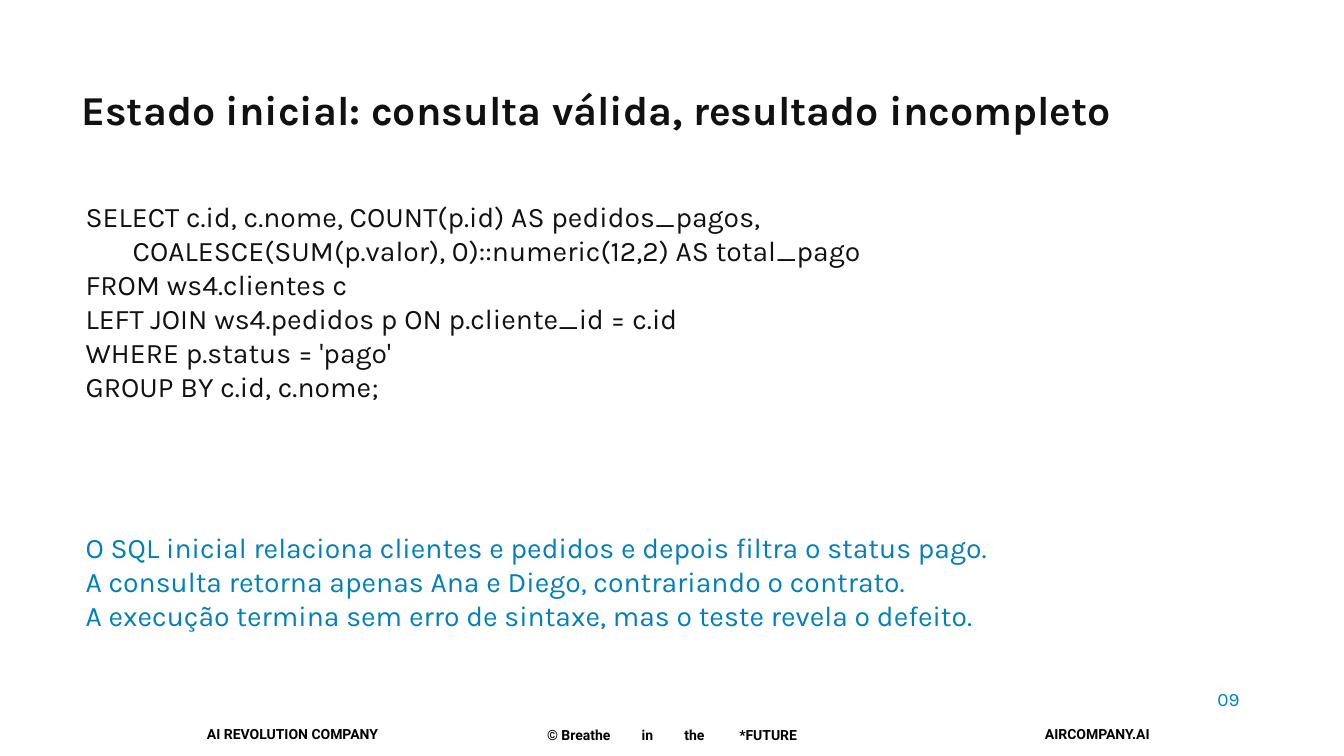
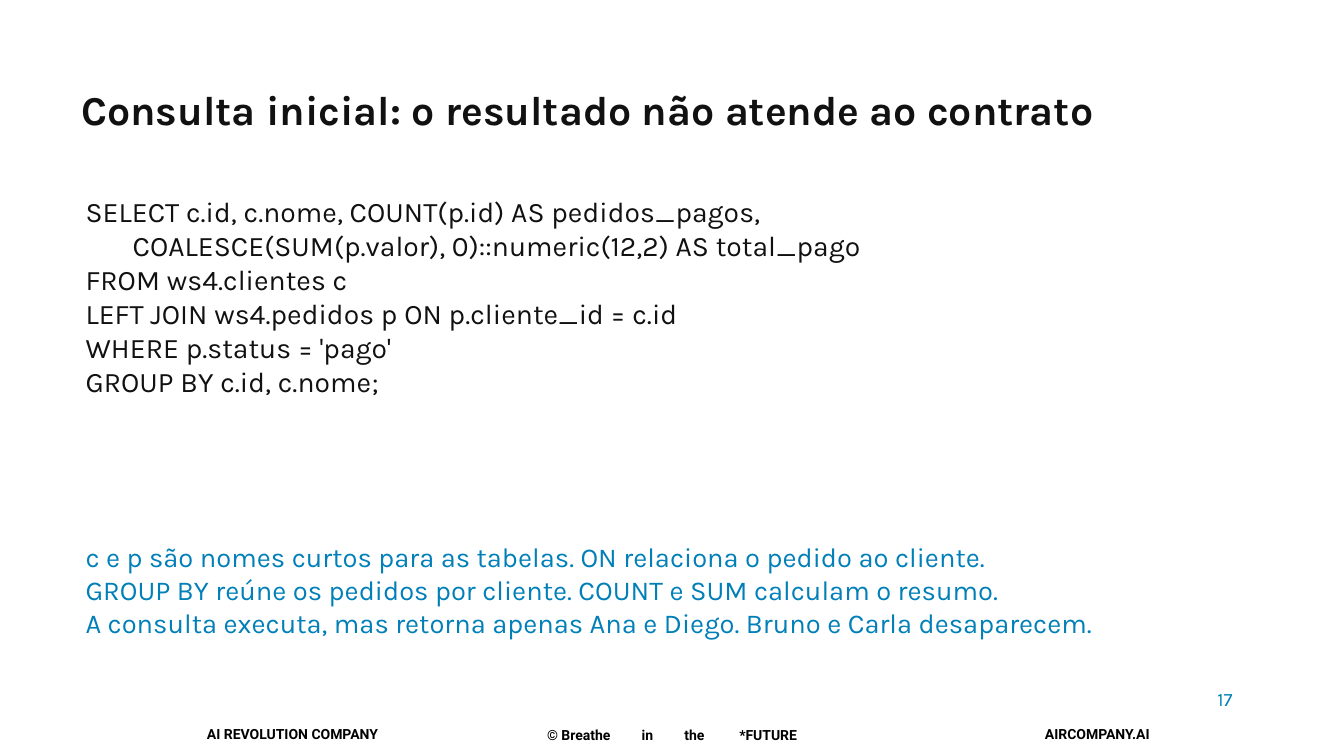
Before and after one commit to pedropalmieri/workshop4-pr-sql-ia, a slide deck: slide 17 of materiais/Workshop4-19nov2026.pptx (slide 9 before the commit). Drawn at 1344x756 pixels with LibreOffice and Linux fonts; fonts in the diff are those of the drawing; background and template pictures are left out. Boxes give left, top, right and bottom in pixels: in the first picture for what was removed or moved away, otherwise in the second. Text is boxed around its words. In the diff, an @@ line names an element or a change of style, - is before the commit and + after.

Commit message:
Explica fundamentos antes do caso e documenta consultas e decisões da automação

```diff
--- a/materiais/Workshop4-19nov2026.pptx
+++ b/materiais/Workshop4-19nov2026.pptx
@@ text at [81,95,1093,126]: text changed @@
-Estado inicial: consulta válida, resultado incompleto
+Consulta inicial: o resultado não atende ao contrato
@@ text "SELECT c.id, c.nome, COUNT(p.id) AS ...": place and size @@
-text "SELECT c.id, c.nome, COUNT(p.id) AS ..." at [86,206,861,400]
+text "SELECT c.id, c.nome, COUNT(p.id) AS ..." at [86,201,861,395]
@@ text at [86,548,1092,640]: text changed; size 20.2 to 19.5 pt @@
-O SQL inicial relaciona clientes e pedidos e depois filtra o status pago.
-A consulta retorna apenas Ana e Diego, contrariando o contrato.
-A execução termina sem erro de sintaxe, mas o teste revela o defeito.
+c e p são nomes curtos para as tabelas. ON relaciona o pedido ao cliente.
+GROUP BY reúne os pedidos por cliente. COUNT e SUM calculam o resumo.
+A consulta executa, mas retorna apenas Ana e Diego. Bruno e Carla desaparecem.
@@ text at [1217,694,1232,706]: text changed @@
-09
+17
```
Also in this commit, not shown: 16 other slides changed, 7 slides added, 6 slides removed, 4 other files.
